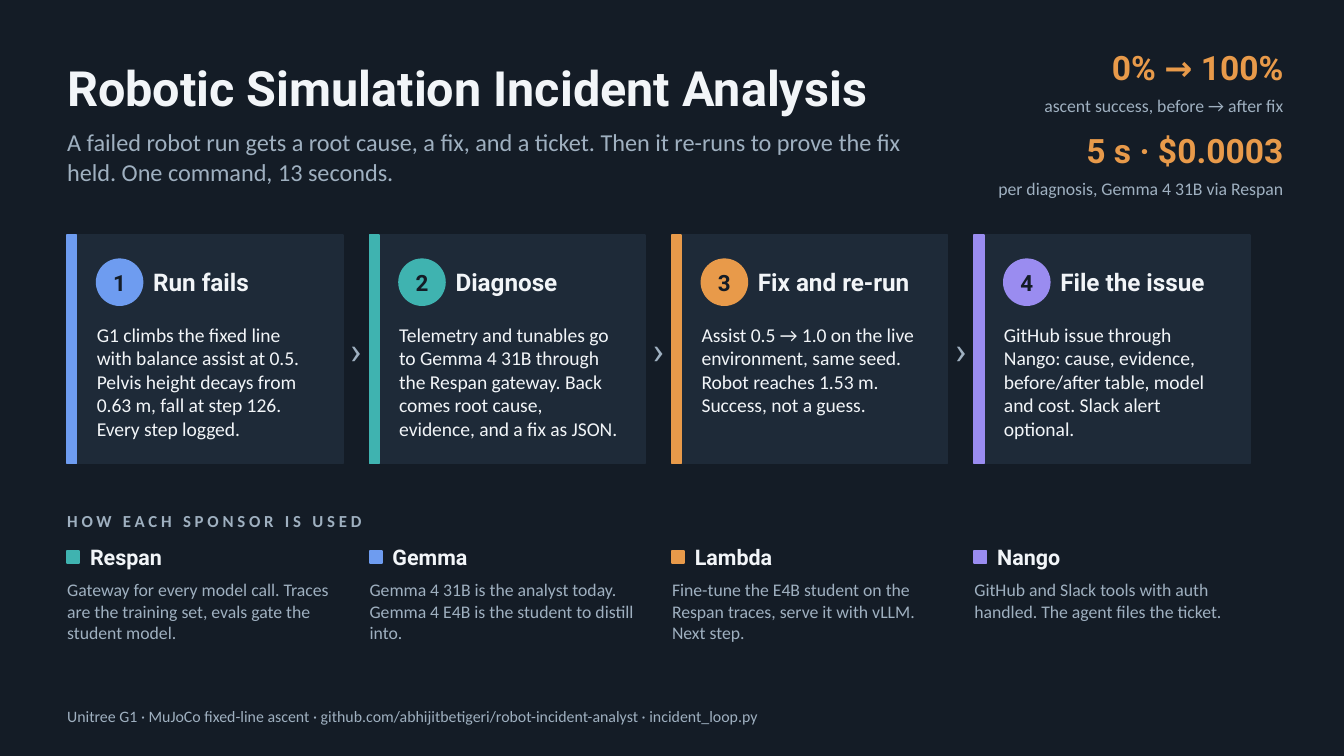
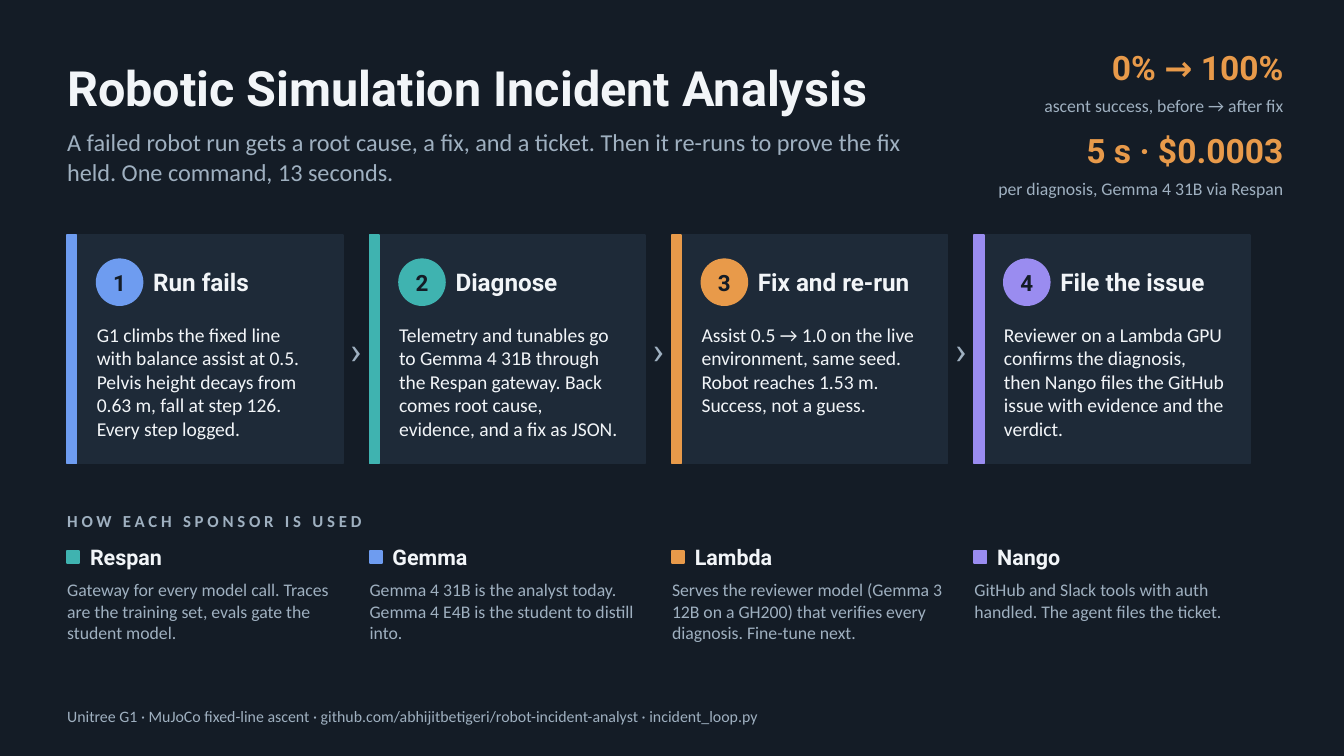
Before and after one commit to abhijitbetigeri/robot-incident-analyst, a slide deck: slide 1 of submission/g1-incident-analyst.pptx. Drawn at 1344x756 pixels with LibreOffice and Linux fonts; fonts in the diff are those of the drawing. Boxes give left, top, right and bottom in pixels: in the first picture for what was removed or moved away, otherwise in the second. Text is boxed around its words. In the diff, an @@ line names an element or a change of style, - is before the commit and + after.

```diff
--- a/submission/g1-incident-analyst.pptx
+++ b/submission/g1-incident-analyst.pptx
@@ text at [1004, 328, 1224, 436]: text changed @@
-GitHub issue through Nango: cause, evidence, before/after table, model and cost. Slack alert optional.
+Reviewer on a Lambda GPU confirms the diagnosis, then Nango files the GitHub issue with evidence and the verdict.
@@ text at [672, 583, 942, 642]: text changed @@
-Fine-tune the E4B student on the Respan traces, serve it with vLLM. Next step.
+Serves the reviewer model (Gemma 3 12B on a GH200) that verifies every diagnosis. Fine-tune next.
```
Also in this commit, not shown: 3 other files.
